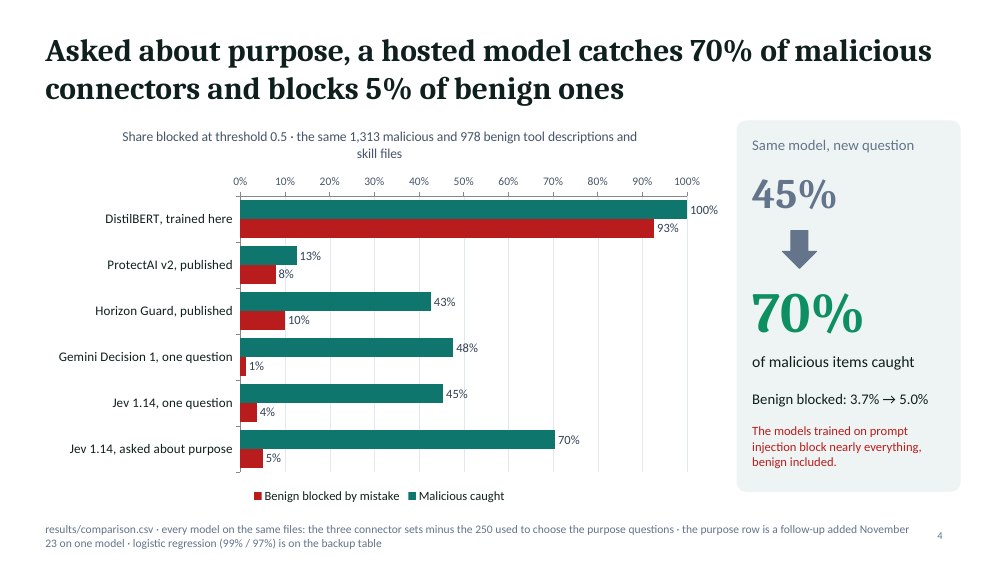
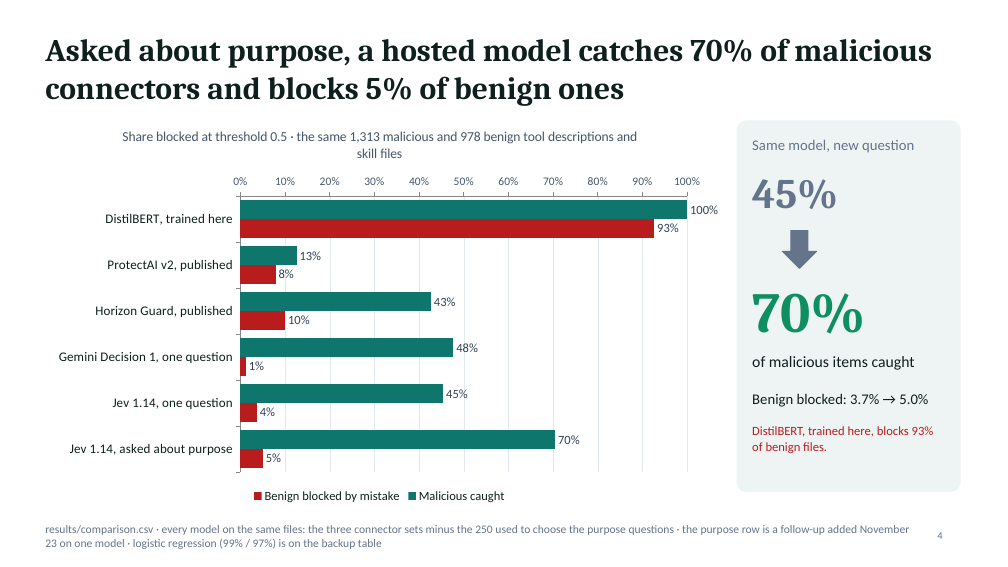
Before and after one commit to jonasneves/connector-gate, a slide deck: slide 4 of slides.pptx. Drawn at 1008x567 pixels with LibreOffice and Linux fonts; fonts in the diff are those of the drawing. Boxes give left, top, right and bottom in pixels: in the first picture for what was removed or moved away, otherwise in the second. Text is boxed around its words. In the diff, an @@ line names an element or a change of style, - is before the commit and + after.

```diff
--- a/slides.pptx
+++ b/slides.pptx
@@ text at (752, 426, 934, 453): text changed @@
-The models trained on prompt injection block nearly everything, benign included.
+DistilBERT, trained here, blocks 93% of benign files.
```
Also in this commit, not shown: 3 other slides changed, 2 other files.
